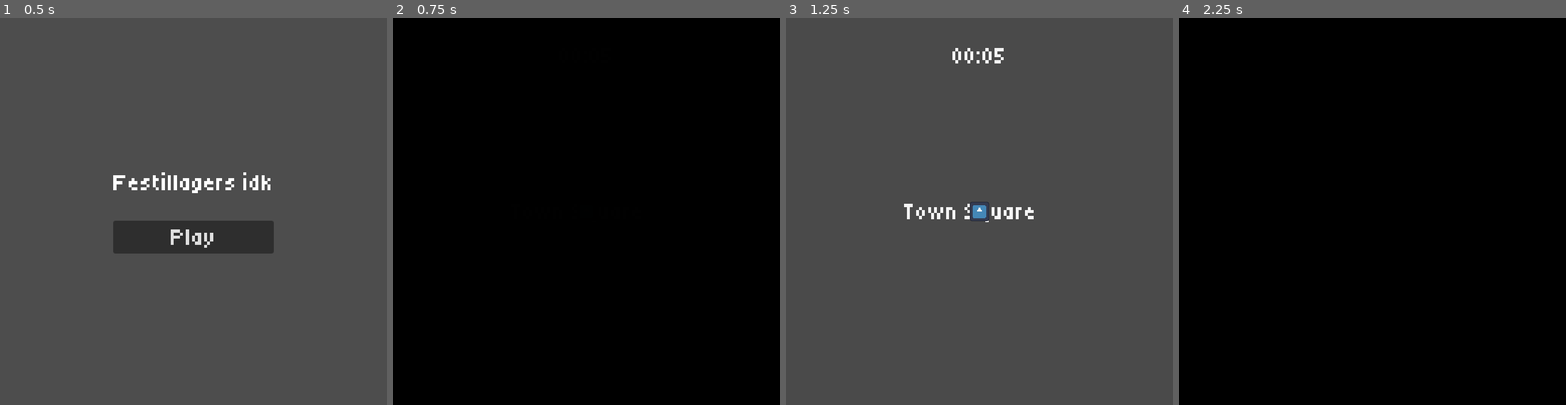
Above: before the commit, frames 1-4 (left to right).
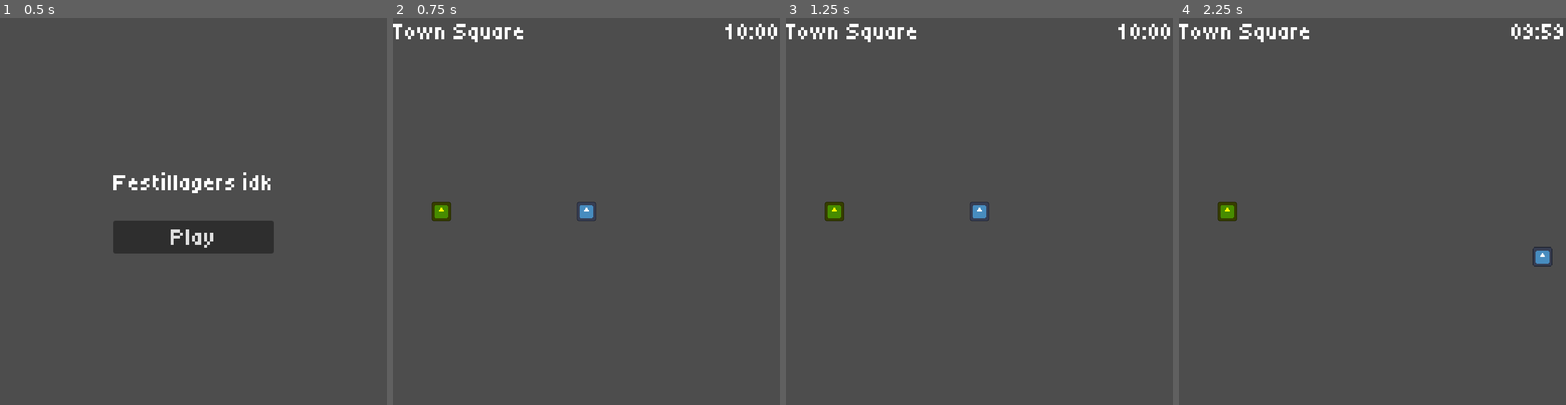
Above: after the commit, the same moments.

Repository: DieserMastro/GMTK-GameJam
Game: Godot game, scene res://core/main/main.tscn
The game is run twice, just before and just after one commit, with the same random seed, the same clock (stepped at 60 frames per second) and the same inputs. The engine's default icon, where the game draws it, is replaced by a stand-in: a white triangle on a blue panel in a dark square.
Inputs:
- Up to frame 1 (0.5 s): no input
- Up to frame 2 (0.75 s): click "Play" at 0.5 s
- Up to frame 3 (1.25 s): no input
- Up to frame 4 (2.25 s): tap Enter at 1.25 s; hold D (right) 1.28-2.03 s; hold E (interact) 1.28-2.03 s; hold S (down) from 2.03 s (still down); tap E (interact) at 2.1 s

Frame 1 is identical in both runs. In frame 2, 100% of the frame differs, in the area x 0-100%, y 0-100%; in frame 3, 1.5%; in frame 4, 100%.
Error after the commit: Invalid access to property or key 'fade_in_finished' on a base object of type 'null instance'. (res://game/game.gd:9)

Commit message:
feat: interactions

Diff:
--- a/gmtk-game-jam/common/ui/fade_transition/fade_transition.gd
+++ b/gmtk-game-jam/common/ui/fade_transition/fade_transition.gd
@@ -1,3 +1,4 @@
+@tool
 class_name FadeTransition
 extends CanvasLayer
 
@@ -13,6 +14,11 @@
 var _tween: Tween
 
 @onready var fade_rect: ColorRect = $FadeRect
+
+
+func _ready() -> void:
+	if Engine.is_editor_hint():
+		queue_free()
 
 
 func fade_in(duration := fade_in_duration) -> void:
--- a/gmtk-game-jam/common/ui/huds/town_square_hud.tscn
+++ b/gmtk-game-jam/common/ui/huds/town_square_hud.tscn
@@ -9,9 +9,8 @@
 anchors_preset = 5
 anchor_left = 0.5
 anchor_right = 0.5
-offset_left = -20.0
-offset_top = 32.0
-offset_right = 20.0
-offset_bottom = 68.0
+offset_left = 184.0
+offset_right = 256.0
+offset_bottom = 36.0
 grow_horizontal = 2
 text = "00:00"
--- a/gmtk-game-jam/core/managers/game_manager.gd
+++ b/gmtk-game-jam/core/managers/game_manager.gd
@@ -3,7 +3,7 @@
 signal time_left_changed(time_left: int)
 signal time_expired
 
-const DEFAULT_TIME_LEFT_IN_S := 5
+const DEFAULT_TIME_LEFT_IN_S := 600
 
 var money := 0
 var food := 0
--- a/gmtk-game-jam/game/game.gd
+++ b/gmtk-game-jam/game/game.gd
@@ -5,6 +5,7 @@
 
 
 func _ready() -> void:
+	print("%s entering" % name)
 	fade_transition.fade_in_finished.connect(_on_fade_in_transition_finished)
 	fade_transition.fade_out_finished.connect(_on_fade_out_transition_finished)
 	GameManager.time_expired.connect(_on_time_expired)
@@ -12,16 +13,17 @@
 
 ## Override for logic that happens when game starts
 func _start() -> void:
-	pass
+	print("%s starting" % name)
 
 
 ## Override for logic that happens when game ends
 func _end() -> void:
-	pass
+	print("%s ending" % name)
 
 
 ## Override for logic that happens when game exits
 func _exit() -> void:
+	print("%s exiting" % name)
 	GameManager.reset_game_timer()
 	GameManager.main.load_scene(Main.SCENE.TOWN_SQUARE)
 
--- a/gmtk-game-jam/game/game.tscn
+++ b/gmtk-game-jam/game/game.tscn
@@ -1,10 +1,6 @@
 [gd_scene format=3 uid="uid://b0vosv16q7rm7"]
 
 [ext_resource type="Script" uid="uid://bpggkrmqvpby" path="res://game/game.gd" id="1_vasa2"]
-[ext_resource type="PackedScene" uid="uid://b7i2j0w1tsafa" path="res://common/ui/fade_transition/fade_transition.tscn" id="2_h7iqs"]
 
 [node name="Game" type="Node" unique_id=431908219]
 script = ExtResource("1_vasa2")
-
-[node name="FadeTransition" parent="." unique_id=952596589 instance=ExtResource("2_h7iqs")]
-layer = 2
--- a/gmtk-game-jam/game/mini_games/mini_game.tscn
+++ b/gmtk-game-jam/game/mini_games/mini_game.tscn
@@ -8,9 +8,9 @@
 [node name="MiniGame" unique_id=431908219 instance=ExtResource("1_hd5nu")]
 script = ExtResource("2_70amm")
 
-[node name="TownSquareHUD" parent="." index="1" unique_id=1935746708 instance=ExtResource("3_5womt")]
+[node name="TownSquareHUD" parent="." index="0" unique_id=1935746708 instance=ExtResource("3_5womt")]
 
-[node name="Label" type="Label" parent="." index="2" unique_id=1724885228]
+[node name="Label" type="Label" parent="." index="1" unique_id=1724885228]
 anchors_preset = 8
 anchor_left = 0.5
 anchor_top = 0.5
@@ -24,5 +24,5 @@
 grow_vertical = 2
 text = "Mini game"
 
-[node name="Player" parent="." index="3" unique_id=505119842 instance=ExtResource("4_db6aq")]
+[node name="Player" parent="." index="2" unique_id=505119842 instance=ExtResource("4_db6aq")]
 position = Vector2(249, 223)
--- a/gmtk-game-jam/game/town_square/town_square.tscn
+++ b/gmtk-game-jam/game/town_square/town_square.tscn
@@ -4,27 +4,31 @@
 [ext_resource type="Script" uid="uid://b325yy04pb0p1" path="res://game/town_square/town_square.gd" id="2_4vpmu"]
 [ext_resource type="PackedScene" uid="uid://ch2bvudr6iaf6" path="res://scenes/characters/player/player.tscn" id="2_em1hl"]
 [ext_resource type="PackedScene" uid="uid://dfy467pphqbvf" path="res://common/ui/huds/town_square_hud.tscn" id="3_68aj7"]
+[ext_resource type="PackedScene" uid="uid://cpl4yqbh11u4p" path="res://scenes/characters/npc/npc.tscn" id="5_v3tlx"]
 
 [node name="TownSquare" unique_id=431908219 instance=ExtResource("1_g2j7n")]
 script = ExtResource("2_4vpmu")
 
-[node name="TownSquareHUD" parent="." index="1" unique_id=1935746708 instance=ExtResource("3_68aj7")]
+[node name="TownSquareHUD" parent="." index="0" unique_id=1935746708 instance=ExtResource("3_68aj7")]
 
-[node name="Label" type="Label" parent="." index="2" unique_id=739712449]
+[node name="Label" type="Label" parent="." index="1" unique_id=739712449]
 anchors_preset = 8
 anchor_left = 0.5
 anchor_top = 0.5
 anchor_right = 0.5
 anchor_bottom = 0.5
-offset_left = -100.0
-offset_top = -18.0
-offset_right = 100.0
-offset_bottom = 18.0
+offset_left = -256.0
+offset_top = -256.0
+offset_right = -56.0
+offset_bottom = -220.0
 grow_horizontal = 2
 grow_vertical = 2
 text = "Town Square"
 
-[node name="Characters" type="Node2D" parent="." index="3" unique_id=1453516371]
+[node name="Characters" type="Node2D" parent="." index="2" unique_id=1453516371]
 
 [node name="Player" parent="Characters" index="0" unique_id=505119842 instance=ExtResource("2_em1hl")]
 position = Vector2(256, 256)
+
+[node name="NPC" parent="Characters" index="1" unique_id=1625721130 instance=ExtResource("5_v3tlx")]
+position = Vector2(64, 256)
--- a/gmtk-game-jam/project.godot
+++ b/gmtk-game-jam/project.godot
@@ -79,6 +79,8 @@
 [layer_names]
 
 2d_physics/layer_1="player"
+2d_physics/layer_2="npc"
+2d_physics/layer_3="interaction_zone"
 
 [physics]
 
--- /dev/null
+++ b/gmtk-game-jam/scenes/characters/npc/npc.gd
@@ -0,0 +1,8 @@
+extends StaticBody2D
+
+@onready var interactive_component: InteractiveComponent = $InteractiveComponent
+
+
+func _on_interactive_component_interacted() -> void:
+	# TODO: Start dialogue
+	GameManager.main.load_scene(Main.SCENE.MINI_GAME)
--- /dev/null
+++ b/gmtk-game-jam/scenes/characters/npc/npc.tscn
@@ -0,0 +1,26 @@
+[gd_scene format=3 uid="uid://cpl4yqbh11u4p"]
+
+[ext_resource type="Texture2D" uid="uid://vdoysgnwtpds" path="res://icon.svg" id="1_4tm60"]
+[ext_resource type="Script" uid="uid://y3bnyskip70t" path="res://scenes/characters/npc/npc.gd" id="1_stf77"]
+[ext_resource type="PackedScene" uid="uid://2a4rngsu2huk" path="res://scenes/components/interactive_component/interactive_component.tscn" id="2_wh14t"]
+
+[sub_resource type="RectangleShape2D" id="RectangleShape2D_stf77"]
+size = Vector2(26, 26)
+
+[node name="NPC" type="StaticBody2D" unique_id=1625721130]
+collision_layer = 2
+collision_mask = 0
+script = ExtResource("1_stf77")
+
+[node name="Sprite2D" type="Sprite2D" parent="." unique_id=999091454]
+modulate = Color(1, 1, 0, 1)
+scale = Vector2(0.2, 0.2)
+texture = ExtResource("1_4tm60")
+
+[node name="CollisionShape2D" type="CollisionShape2D" parent="." unique_id=1416234940]
+shape = SubResource("RectangleShape2D_stf77")
+
+[node name="InteractiveComponent" parent="." unique_id=1993090527 instance=ExtResource("2_wh14t")]
+position = Vector2(35, 0)
+
+[connection signal="interacted" from="InteractiveComponent" to="." method="_on_interactive_component_interacted"]
--- a/gmtk-game-jam/scenes/characters/player/player.gd
+++ b/gmtk-game-jam/scenes/characters/player/player.gd
@@ -1,14 +1,18 @@
+class_name Player
 extends CharacterBody2D
 
 const SPEED := 300.0
 const RUN_SPEED := 500.0
 
 var _is_running := false
-
-@onready var interaction_range: Area2D = $InteractionRange
+var _is_interacting := false
+var _interactive: InteractiveComponent
 
 
 func _physics_process(_delta: float):
+	if _is_interacting:
+		return
+
 	_movement()
 	move_and_slide()
 
@@ -20,14 +24,28 @@
 	if event.is_action_released("run"):
 		_is_running = false
 
-	if event.is_action_pressed("interact"):
-		GameManager.main.load_scene(Main.SCENE.MINI_GAME)
+	if event.is_action_pressed("interact") and _interactive:
+		_interact()
 
 
-func _movement():
+func set_interactive(interactive: InteractiveComponent) -> void:
+	_interactive = interactive
+
+
+func unset_interactive() -> void:
+	_is_interacting = false
+	_interactive = null
+
+
+func _movement() -> void:
 	var direction := Input.get_vector("left", "right", "up", "down")
 	if _is_running:
 		velocity = direction * RUN_SPEED
 		return
 
 	velocity = direction * SPEED
+
+
+func _interact() -> void:
+	_is_interacting = not _is_interacting
+	_interactive.interact()
--- a/gmtk-game-jam/scenes/characters/player/player.tscn
+++ b/gmtk-game-jam/scenes/characters/player/player.tscn
@@ -3,23 +3,18 @@
 [ext_resource type="Script" uid="uid://3s8u8gf5i3fb" path="res://scenes/characters/player/player.gd" id="1_4flbx"]
 [ext_resource type="Texture2D" uid="uid://vdoysgnwtpds" path="res://icon.svg" id="2_4ntmi"]
 
-[sub_resource type="CapsuleShape2D" id="CapsuleShape2D_m7wxx"]
-
-[sub_resource type="CircleShape2D" id="CircleShape2D_m7wxx"]
-radius = 51.009804
+[sub_resource type="RectangleShape2D" id="RectangleShape2D_stf77"]
+size = Vector2(26, 26)
 
 [node name="Player" type="CharacterBody2D" unique_id=505119842]
+collision_mask = 6
+motion_mode = 1
 script = ExtResource("1_4flbx")
-
-[node name="CollisionShape2D" type="CollisionShape2D" parent="." unique_id=97906786]
-shape = SubResource("CapsuleShape2D_m7wxx")
 
 [node name="Sprite2D" type="Sprite2D" parent="." unique_id=1781381797]
 scale = Vector2(0.2, 0.2)
 texture = ExtResource("2_4ntmi")
 
-[node name="InteractionRange" type="Area2D" parent="." unique_id=546827802]
-collision_mask = 0
-
-[node name="CollisionShape2D" type="CollisionShape2D" parent="InteractionRange" unique_id=1015802609]
-shape = SubResource("CircleShape2D_m7wxx")
+[node name="CollisionShape2D" type="CollisionShape2D" parent="." unique_id=97906786]
+scale = Vector2(0.99999994, 0.99999994)
+shape = SubResource("RectangleShape2D_stf77")
--- /dev/null
+++ b/gmtk-game-jam/scenes/components/interactive_component/interactive_component.gd
@@ -0,0 +1,18 @@
+class_name InteractiveComponent
+extends Area2D
+
+signal interacted
+
+
+func interact() -> void:
+	interacted.emit()
+
+
+func _on_body_entered(body: Player) -> void:
+	print("Setting interactive")
+	body.set_interactive(self)
+
+
+func _on_body_exited(body: Node2D) -> void:
+	print("Unsetting interactive")
+	body.unset_interactive()
--- /dev/null
+++ b/gmtk-game-jam/scenes/components/interactive_component/interactive_component.tscn
@@ -0,0 +1,18 @@
+[gd_scene format=3 uid="uid://2a4rngsu2huk"]
+
+[ext_resource type="Script" uid="uid://c4w4rpk7t3kb5" path="res://scenes/components/interactive_component/interactive_component.gd" id="1_lv43i"]
+
+[sub_resource type="CircleShape2D" id="CircleShape2D_1xhu4"]
+radius = 24.0
+
+[node name="InteractiveComponent" type="Area2D" unique_id=1993090527]
+collision_layer = 4
+monitorable = false
+script = ExtResource("1_lv43i")
+
+[node name="CollisionShape2D" type="CollisionShape2D" parent="." unique_id=405062491]
+shape = SubResource("CircleShape2D_1xhu4")
+debug_color = Color(0, 1, 0, 0.41960785)
+
+[connection signal="body_entered" from="." to="." method="_on_body_entered"]
+[connection signal="body_exited" from="." to="." method="_on_body_exited"]
Not shown, added: gmtk-game-jam/scenes/characters/npc/npc.gd.uid
Not shown, added: gmtk-game-jam/scenes/components/interactive_component/interactive_component.gd.uid
